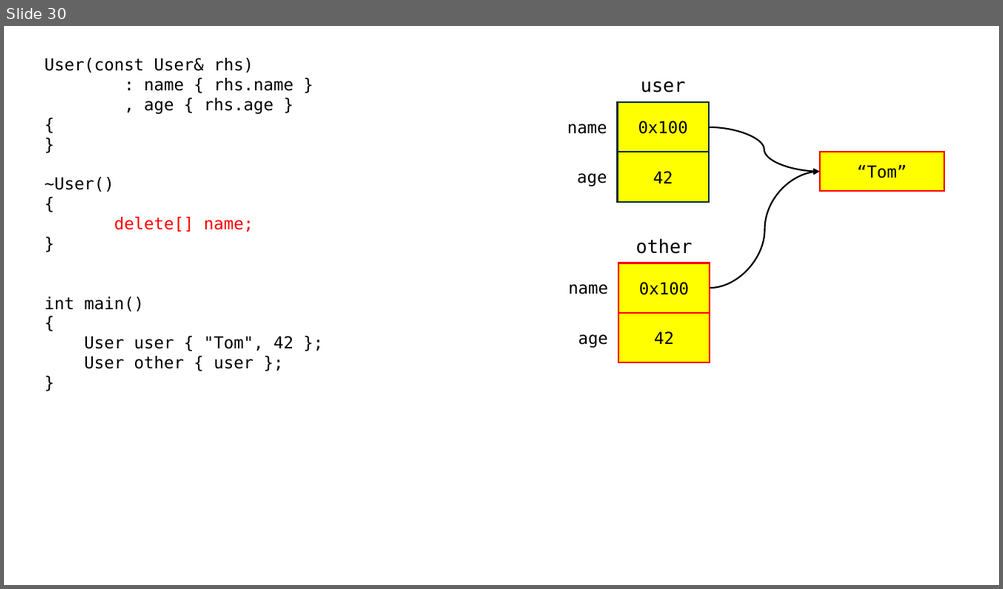
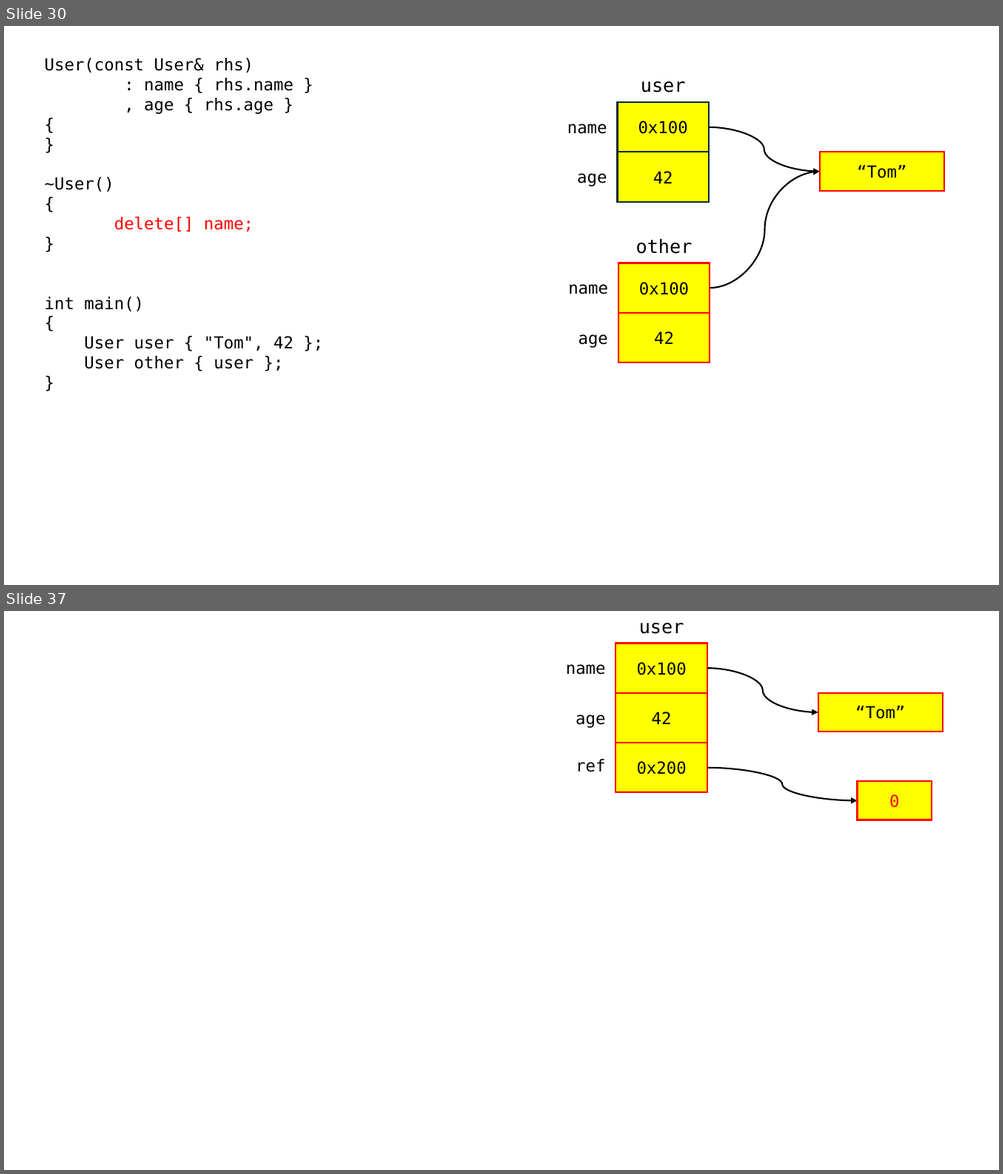
Before and after one commit to yoondev-classroom/cpp_240708, a slide deck: cpp_240708.pptx. Shown one above the other, each under a label of ours: slide 30 before the commit, slides 30 and 37 after it; the slides between them are not shown. The pictures are 1003x589 and 1003x1174 pixels, drawn with LibreOffice and Linux fonts; fonts in the diff are those of the drawing. Boxes give left, top, right and bottom in pixels: in the first picture for what was removed or moved away, otherwise in the second. Text is boxed around its words. In the diff, an @@ line names an element or a change of style, - is before the commit and + after.

```diff
--- a/cpp_240708.pptx
+++ b/cpp_240708.pptx
@@ slide 37 added at [4,611,999,1170], background #FFFFFF @@
@@ text added at [639,623,684,634], 18 pt, text #000000 @@
+user
@@ rectangle added at [616,643,708,693], fill #FFFF00, outline #FF0000 1.5 pt, 16 pt, text #000000 @@
+0x100
@@ text added at [566,664,606,675], 16 pt, text #000000 @@
+name
@@ curved arrow added from (707, 669) to (818, 712), #000000 1.5 pt @@
@@ rectangle added at [616,693,708,743], fill #FFFF00, outline #FF0000 1.5 pt, 16 pt, text #000000 @@
+42
@@ rectangle added at [818,693,942,732], fill #FFFF00, outline #FF0000 1.5 pt, 16 pt, text #000000 @@
+“Tom”
@@ text added at [575,715,605,728], 16 pt, text #000000 @@
+age
@@ rectangle added at [616,743,708,793], fill #FFFF00, outline #FF0000 1.5 pt, 16 pt, text #000000 @@
+0x200
@@ text added at [575,759,605,772], 16 pt, text #000000 @@
+ref
@@ curved arrow added from (707, 768) to (856, 800), #000000 1.5 pt @@
@@ rectangle added at [856,781,931,820], fill #FFFF00, outline #FF0000 1.5 pt, 16 pt, text #FF0000 @@
+0
```
Also in this commit, not shown: 1 slide changed, 5 other slides added, 1 other file.
